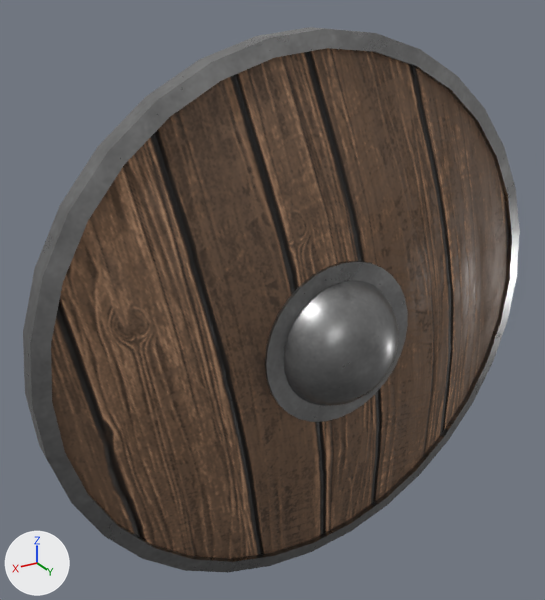
Two versions of the Blender file IvoryKeep/res/item/weapon/shield/wooden_round_shield/wooden_round_shield.blend, one commit apart.
Before and after are seen from a 50 mm camera at (0.255, 0.386, 0.212) aimed at (0.025, 0.004, 0.021). Arrows for +X, +Y and +Z are at lower left; the lights stay in place.
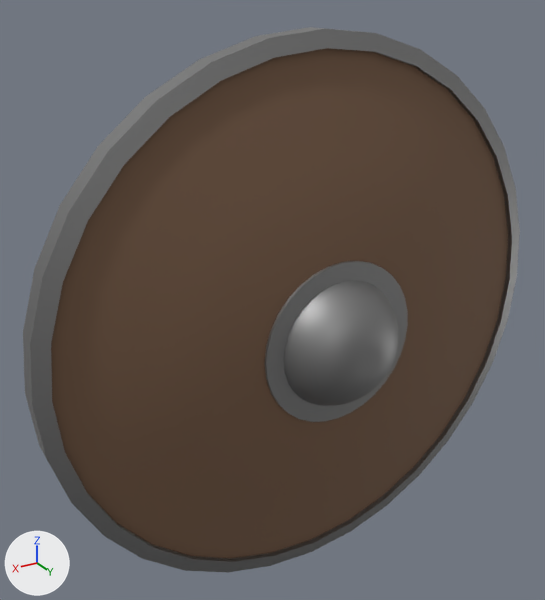
The newer file is also rescaled (x1.442), turned or shifted as a whole; pictures and numbers use the older file's frame.

Diff of the bpy script that builds the scene:
```diff
--- a/IvoryKeep/res/item/weapon/shield/wooden_round_shield/wooden_round_shield.blend.py
+++ b/IvoryKeep/res/item/weapon/shield/wooden_round_shield/wooden_round_shield.blend.py
@@ mat_material_002 @@
+mat_material_002 = principled_material('Material.002')
+mat_material_002.base_color = (0.337, 0.337, 0.337)  # grey #9d9d9d
+mat_material_002.metallic = 1.0
+mat_material_002.roughness = 0.568
@@ mat_material_001 @@
+mat_material_001 = principled_material('Material.001')
+mat_material_001.base_color = (0.188, 0.107, 0.063)  # brown #785c47
+mat_material_001.roughness = 0.87
@@ me_circle @@
 me_circle.from_pydata(...)  # 729 vertices, 694 faces; spans x -0.738..0.738, y -0.738..0.738, z -0.284..0.052
 # used by ob_circle; location = (0.0, 0.0, 0.0); rotation_euler = (1.571, 0.0, 0.0), in degrees (90, 0, 0); scale = (0.25, 0.25, 0.25)
+# me_circle part 1: 277 of the faces centred in x -0.631..0.631, y -0.631..0.631, z -0.163..0.052 switch from mat_material to mat_material_001 (brown #785c47)
+# me_circle part 2: 257 of the faces centred in x -0.214..0.214, y -0.214..0.214, z -0.283..-0.173 switch from mat_material to mat_material_002 (grey #9d9d9d)
+# me_circle part 3: 160 of the faces centred in x -0.731..0.731, y -0.731..0.731, z -0.077..-0.017 switch from mat_material to mat_material_002 (grey #9d9d9d)
```

Boxes [x1, y1, x2, y2] around the edits, measured in the pictures (545 x 600 px):
part 1 of me_circle, recoloured
    both: [51, 48, 508, 558]
part 2 of me_circle, recoloured
    both: [265, 261, 408, 422]
part 3 of me_circle, recoloured
    both: [23, 27, 520, 573]
